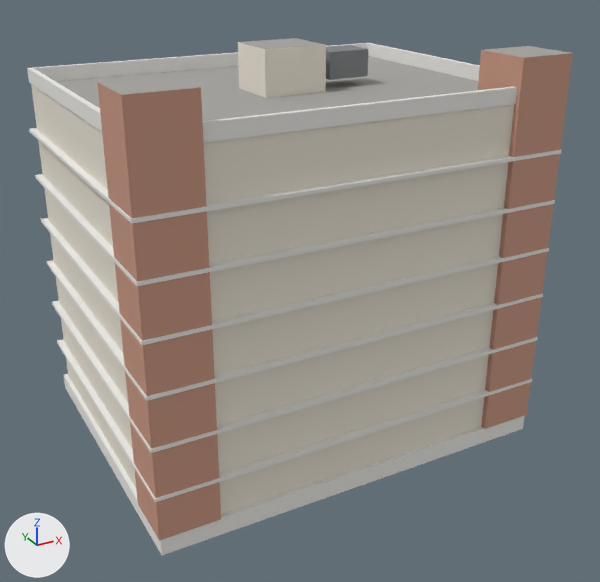
The FBX model Assets/Models/Buildings/Hostel_Chain_3.fbx, before and after one commit.
The view is the same before and after, from a camera (50 mm lens) standing at (-26.0, -49.9, 33.8) and looking at (0.4, -1.9, 9.8). Every picture has the same lights, and +X, +Y and +Z are marked at lower left. The picture after the commit comes second. Where no turn or scale is listed for an object, it has been applied to the vertices. Vertices at exactly the same position are counted once.

Objects in the first picture: 'Hostel_Chain_3'.
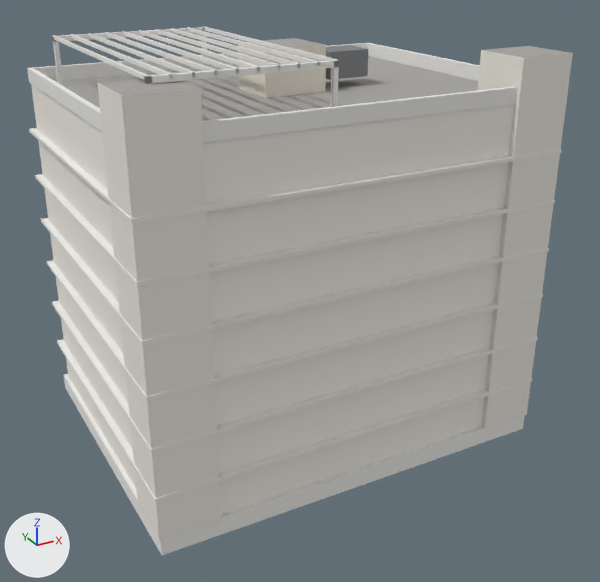
Location of each change, [x1, y1, x2, y2] in pixels of the pictures (600 x 582 px):
'Hostel_Chain_3', reshaped
    before: [27, 38, 573, 555]
    after: [27, 26, 573, 555]
part 1 of me_hostel_chain_3, added
    after: [52, 35, 149, 81]
part 2 of me_hostel_chain_3, added
    after: [70, 34, 172, 79]
part 3 of me_hostel_chain_3, added
    after: [88, 33, 195, 77]
part 4 of me_hostel_chain_3, added
    after: [105, 32, 217, 75]
part 5 of me_hostel_chain_3, added
    after: [122, 31, 239, 73]
part 6 of me_hostel_chain_3, added
    after: [139, 30, 260, 71]
part 7 of me_hostel_chain_3, added
    after: [155, 29, 280, 70]
part 8 of me_hostel_chain_3, added
    after: [171, 28, 300, 68]
part 9 of me_hostel_chain_3, added
    after: [187, 27, 320, 64]
part 10 of me_hostel_chain_3, added
    after: [203, 26, 339, 65]
part 11 of me_hostel_chain_3, added
    after: [144, 60, 339, 107]
part 12 of me_hostel_chain_3, added
    after: [53, 27, 208, 85]
part 13 of me_hostel_chain_3, recoloured (beige to white)
    both: [97, 50, 573, 541]

The change, as a diff of the scene's bpy script:
```diff
--- a/Assets/Models/Buildings/Hostel_Chain_3.fbx.py
+++ b/Assets/Models/Buildings/Hostel_Chain_3.fbx.py
@@ mat_jali @@
+mat_jali = principled_material('Jali')
+mat_jali.base_color = (0.86, 0.83, 0.76)  # white #efebe2
+mat_jali.roughness = 0.8
@@ me_hostel_chain_3 @@
 # used by ob_hostel_chain_3; location = (0.0, 0.0, 0.0)
-me_hostel_chain_3.from_pydata(...)  # 124 vertices, 90 faces; spans x -14.4..14.4, y -11.4..11.5, z -0.8..26.8
+me_hostel_chain_3.from_pydata(...)  # 244 vertices, 178 faces; spans x -14.4..14.4, y -11.4..11.5, z -0.8..27.0
+# me_hostel_chain_3 part 1: a new loose piece, a box spanning x -12.5..-12.35, y -9.5..9.5, z 26.8..27.05, in mat_concrete (white #efedea)
+# me_hostel_chain_3 part 2: a new loose piece, a box spanning x -11.28..-11.13, y -9.5..9.5, z 26.8..27.05, in mat_concrete (white #efedea)
+# me_hostel_chain_3 part 3: a new loose piece, a box spanning x -10.07..-9.92, y -9.5..9.5, z 26.8..27.05, in mat_concrete (white #efedea)
+# me_hostel_chain_3 part 4: a new loose piece, a box spanning x -8.85..-8.7, y -9.5..9.5, z 26.8..27.05, in mat_concrete (white #efedea)
+# me_hostel_chain_3 part 5: a new loose piece, a box spanning x -7.63..-7.48, y -9.5..9.5, z 26.8..27.05, in mat_concrete (white #efedea)
+# me_hostel_chain_3 part 6: a new loose piece, a box spanning x -6.42..-6.27, y -9.5..9.5, z 26.8..27.05, in mat_concrete (white #efedea)
+# me_hostel_chain_3 part 7: a new loose piece, a box spanning x -5.2..-5.05, y -9.5..9.5, z 26.8..27.05, in mat_concrete (white #efedea)
+# me_hostel_chain_3 part 8: a new loose piece, a box spanning x -3.98..-3.83, y -9.5..9.5, z 26.8..27.05, in mat_concrete (white #efedea)
+# me_hostel_chain_3 part 9: a new loose piece, a box spanning x -2.77..-2.62, y -9.5..9.5, z 26.8..27.05, in mat_concrete (white #efedea)
+# me_hostel_chain_3 part 10: a new loose piece, a box spanning x -1.55..-1.4, y -9.5..9.5, z 26.8..27.05, in mat_concrete (white #efedea)
+# me_hostel_chain_3 part 11: a new loose piece of 20 vertices spanning x -12.5..-1.4, y -9.5..-9.2, z 23.8..27.0, in mat_concrete (white #efedea)
+# me_hostel_chain_3 part 12: a new loose piece of 20 vertices spanning x -12.5..-1.4, y 9.2..9.5, z 23.8..27.0, in mat_concrete (white #efedea)
+# me_hostel_chain_3 part 13: 8 faces spanning x -14.4..14.4, y -11.4..-7.5, z 0.5..26.6 switch from mat_brick (beige #cb9984) to mat_jali (white #efebe2)
 me_hostel_chain_3.materials.append(mat_concrete)
```
